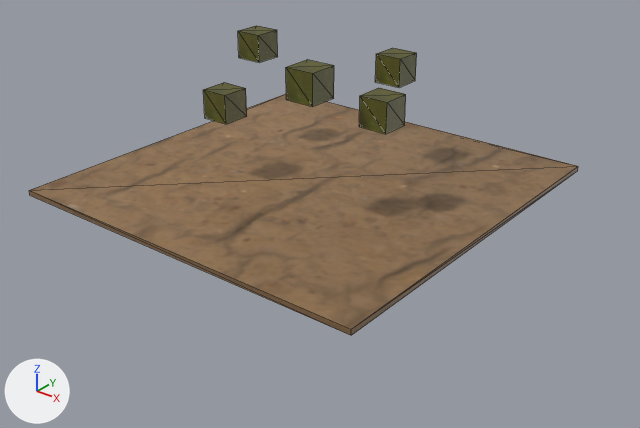
The glTF model assets/game.glb, before and after one commit.
Before and after are seen from a 50 mm lens placed at (4.57, -5.96, 3.41), pointed at (0.0, -0.25, -0.13). The axes (+X, +Y, +Z) are drawn at lower left. The lights are the same throughout. Mesh edges are drawn as thin lines.
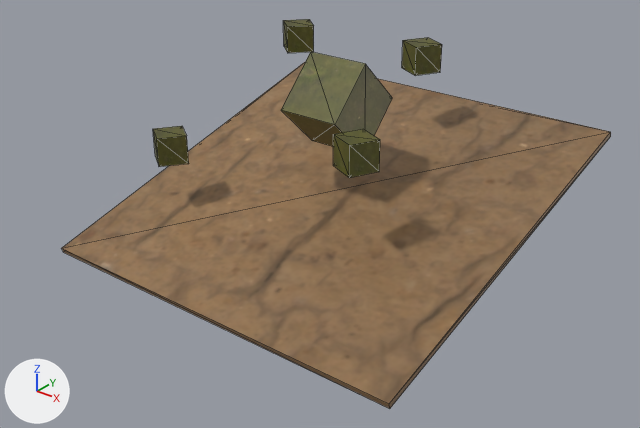
Boxes [x1, y1, x2, y2] around the edits, measured in the pictures (640 x 428 px):
'ground', recoloured, reshaped, moved, turned: before [29, 94, 578, 335]; after [62, 62, 611, 409]
'player', moved, turned, rescaled: before [286, 59, 334, 107]; after [281, 52, 392, 147]
'cube.003', recoloured, reshaped (6% taller): before [359, 88, 406, 134]; after [333, 129, 380, 178]
'cube', recoloured, reshaped, moved, turned: before [203, 82, 247, 124]; after [153, 126, 189, 167]
'cube.002', reshaped, moved, turned: before [375, 48, 417, 88]; after [402, 37, 442, 75]
'cube.001', reshaped, moved, turned: before [238, 25, 278, 63]; after [283, 19, 314, 53]

Edits to the bpy script that builds the scene:
```text
Change me_cube_002:
    where me_cube_002.from_pydata(...)  # 8 vertices, 12 faces; spans x -1.0..1.0, y -1.0..1.0, z -1.0..1.0
    remove me_cube_002.materials.append(mat_cube)  # picture img_ucupaint_cube_color
    add me_cube_002.materials.append(mat_cube_1)  # picture img_ucupaint_cube_color_1
Change me_cube_006:
    where me_cube_006.from_pydata(...)  # 8 vertices, 12 faces; spans x -1.0..1.0, y -1.0..1.0, z -1.0..1.0
    remove me_cube_006.materials.append(mat_cube_1)  # picture img_ucupaint_cube_color_1
    add me_cube_006.materials.append(mat_cube)  # picture img_ucupaint_cube_color
Change ob_ground:
    ob_ground: bpy.data.objects.new('ground', me_cube_002) -> bpy.data.objects.new('ground', me_cube_006)
    ob_ground.location: (-0.292, -0.002, 0.041) -> (0.0, 0.0, 0.0)
    ob_ground.rotation_euler: (0.0, 0.0, 0.0) -> (0.266, 0.0, 0.0)  # degrees (0, 0, 0) -> degrees (15, 0, 0)
Change ob_player:
    ob_player.location: (0.268, -0.709, 1.279) -> (0.0, 0.0, 0.859)
    ob_player.rotation_euler: (0.0, 0.0, 0.0) -> (0.803, 0.0, 0.0)  # degrees (0, 0, 0) -> degrees (46, 0, 0)
    ob_player.scale: (0.135, 0.135, 0.135) -> (-0.298, -0.298, -0.298)
Change ob_cube:
    ob_cube: bpy.data.objects.new('cube', me_cube_003) -> bpy.data.objects.new('cube', me_cube_002)
    ob_cube.location: (-0.905, -0.493, 0.805) -> (-1.263, -0.867, 0.414)
    ob_cube.rotation_euler: (0.0, 0.0, 0.0) -> (0.0, 0.0, -0.607)  # degrees (0, 0, 0) -> degrees (0, 0, -35)
Change ob_cube_001:
    ob_cube_001: bpy.data.objects.new('cube.001', me_cube_004) -> bpy.data.objects.new('cube.001', me_cube_003)
    ob_cube_001.location: (-1.275, 0.368, 1.109) -> (-1.241, 0.947, 1.077)
    ob_cube_001.rotation_euler: (0.0, 0.0, 0.0) -> (0.0, 0.0, -0.716)  # degrees (0, 0, 0) -> degrees (0, 0, -41)
Change ob_cube_002:
    ob_cube_002: bpy.data.objects.new('cube.002', me_cube_005) -> bpy.data.objects.new('cube.002', me_cube_004)
    ob_cube_002.location: (0.099, 0.76, 1.034) -> (0.172, 1.082, 1.083)
    ob_cube_002.rotation_euler: (0.0, 0.0, 0.0) -> (0.0, 0.0, -0.504)  # degrees (0, 0, 0) -> degrees (0, 0, -29)
Change ob_cube_003:
    ob_cube_003: bpy.data.objects.new('cube.003', me_cube_006) -> bpy.data.objects.new('cube.003', me_cube_005)
```
